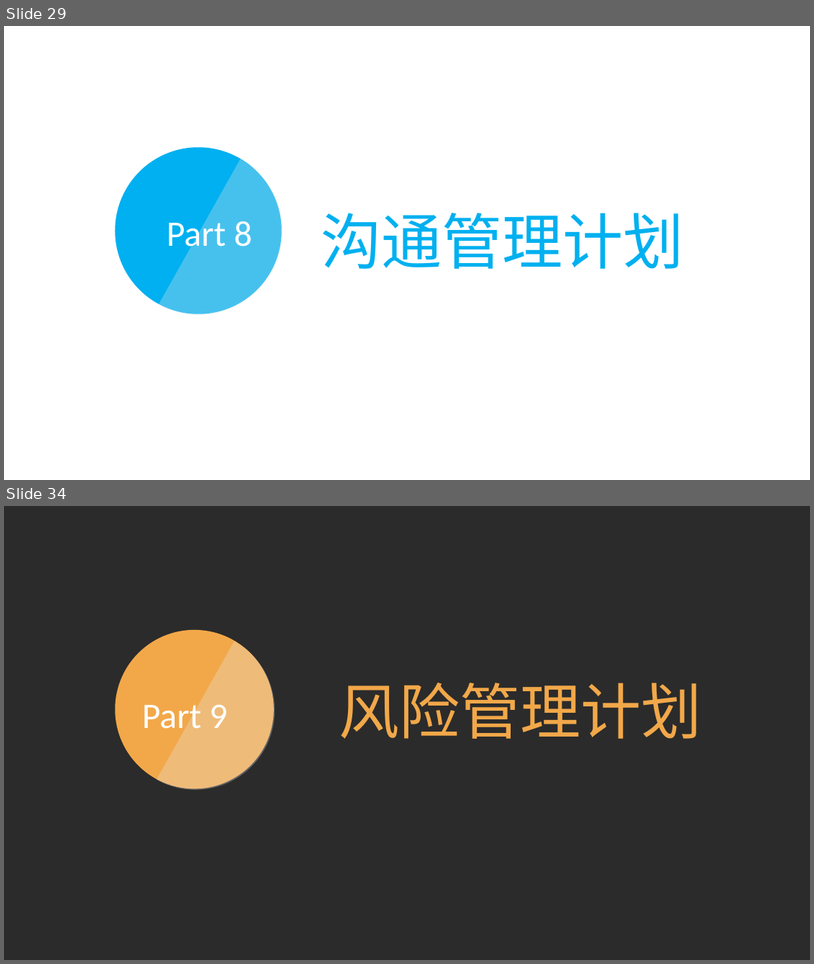
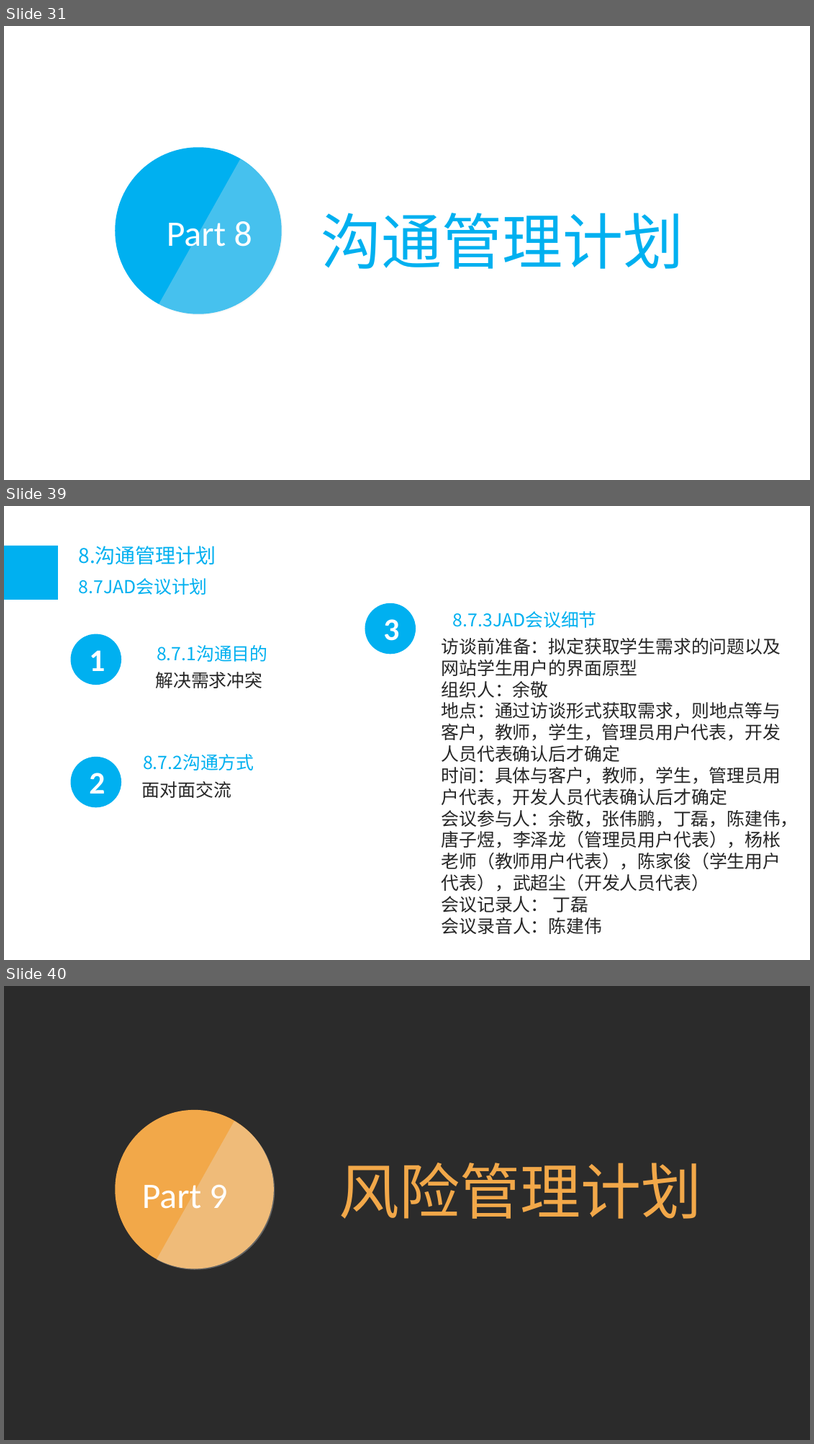
Before and after one commit to tzy502/G16, a slide deck: 需求工程计划/需求工程项目计划PPT.pptx. Shown one above the other, each under a label of ours: slides 29 and 34 before the commit, slides 31, 39 and 40 after it; the slides between them are not shown. The pictures are 814x964 and 814x1444 pixels, drawn with LibreOffice and Linux fonts; fonts in the diff are those of the drawing; background and template pictures are left out; a plain dark background stands for a picture behind light text. Boxes give left, top, right and bottom in pixels: in the first picture for what was removed or moved away, otherwise in the second. Text is boxed around its words. In the diff, an @@ line names an element or a change of style, - is before the commit and + after.

```diff
--- a/需求工程计划/需求工程项目计划PPT.pptx
+++ b/需求工程计划/需求工程项目计划PPT.pptx
@@ slide 39 added at (4, 506, 810, 960), background picture (left out) @@
@@ rectangle added at (4, 546, 58, 600), fill #00B0F0 @@
@@ text added at (79, 546, 216, 565), 18 pt, text #00B0F0 @@
+8.沟通管理计划
@@ text added at (79, 578, 208, 595), 16 pt, text #00B0F0 @@
+8.7JAD会议计划
@@ ellipse added at (365, 602, 416, 654), fill #00B0F0 @@
@@ text added at (453, 611, 597, 628), 16 pt, text #00B0F0 @@
+8.7.3JAD会议细节
@@ ellipse added at (71, 634, 122, 685), fill #00B0F0 @@
@@ text added at (383, 619, 399, 641), 28 pt, text #FFFFFF, bold @@
+3
@@ text added at (89, 650, 105, 671), 28 pt, text #FFFFFF, bold @@
+1
@@ text added at (157, 645, 268, 662), 16 pt, text #00B0F0 @@
+8.7.1沟通目的
@@ text added at (442, 638, 799, 934), 16 pt, text #262626 @@
+访谈前准备：拟定获取学生需求的问题以及网站学生用户的界面原型
+组织人：余敬
+地点：通过访谈形式获取需求，则地点等与客户，教师，学生，管理员用户代表，开发人员代表确认后才确定
+时间：具体与客户，教师，学生，管理员用户代表，开发人员代表确认后才确定
+会议参与人：余敬，张伟鹏，丁磊，陈建伟，唐子煜，李泽龙（管理员用户代表），杨枨老师（教师用户代表），陈家俊（学生用户代表），武超尘（开发人员代表）
+会议记录人： 丁磊
+会议录音人：陈建伟
@@ text added at (155, 672, 262, 688), 16 pt, text #262626 @@
+解决需求冲突
@@ ellipse added at (71, 757, 122, 808), fill #00B0F0 @@
@@ text added at (143, 754, 254, 770), 16 pt, text #00B0F0 @@
+8.7.2沟通方式
@@ text added at (89, 772, 105, 793), 28 pt, text #FFFFFF, bold @@
+2
@@ text added at (142, 781, 232, 798), 16 pt, text #262626 @@
+面对面交流
@@ what was slide 29 is now slide 31 @@
@@ what was slide 34 is now slide 40 @@
```
Also in this commit, not shown: 8 slides changed, 6 other slides added, 1 slide removed, 41 other files.
